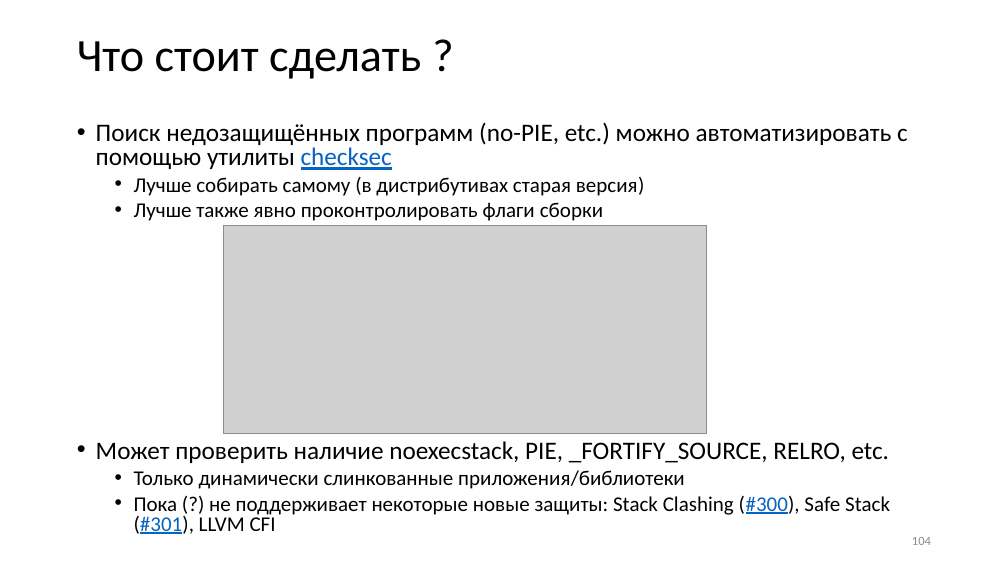
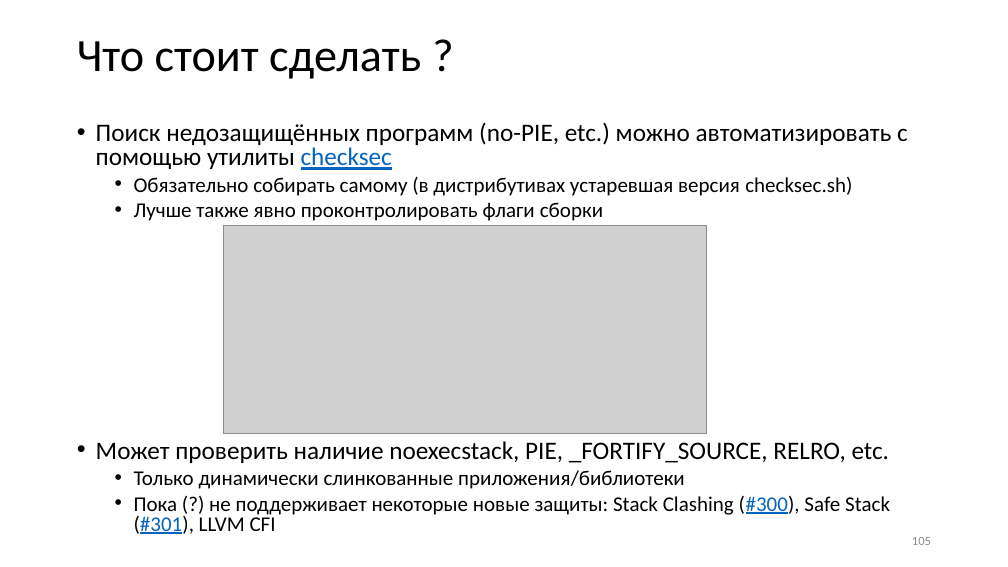
Before and after one commit to yugr/slides, a slide deck: slide 105 of CppZeroCost/2025/RU.pptx (slide 104 before the commit). Drawn at 1008x567 pixels with LibreOffice and Linux fonts; fonts in the diff are those of the drawing; grey boxes stand for pictures. Boxes give left, top, right and bottom in pixels: in the first picture for what was removed or moved away, otherwise in the second. Text is boxed around its words. In the diff, an @@ line names an element or a change of style, - is before the commit and + after.

```diff
--- a/CppZeroCost/2025/RU.pptx
+++ b/CppZeroCost/2025/RU.pptx
@@ text at (134, 177, 852, 196): text changed @@
-  • Лучше собирать самому (в дистрибутивах старая версия)
+  • Обязательно собирать самому (в дистрибутивах устаревшая версия checksec.sh)
@@ page number at (912, 537, 931, 545): text changed @@
-104
+105
```
Also in this commit, not shown: 9 other slides changed, 1 slide added, 2 other files.
